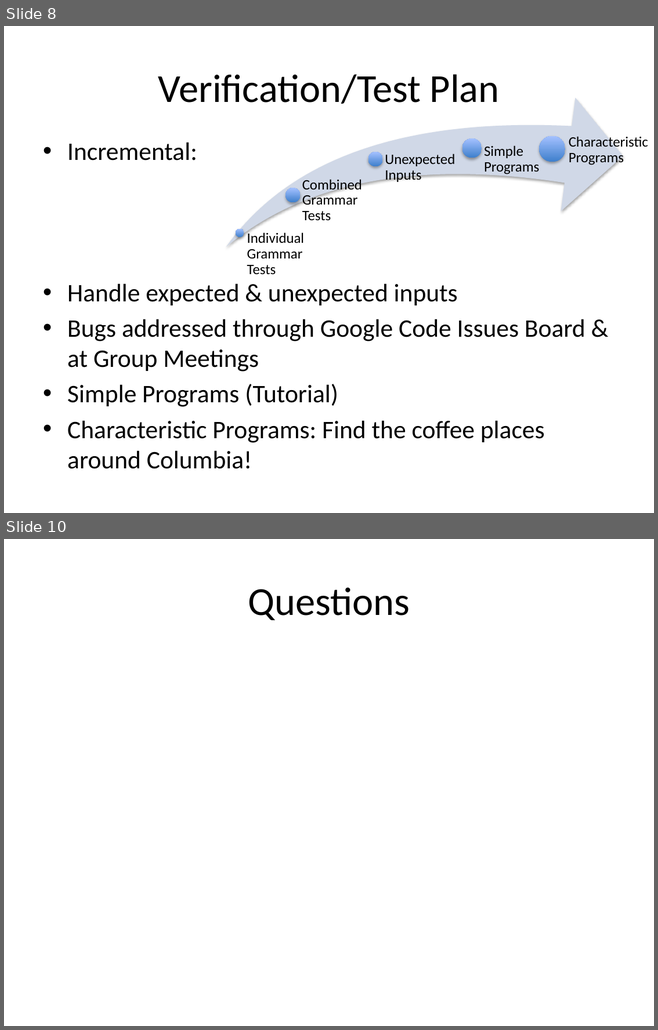
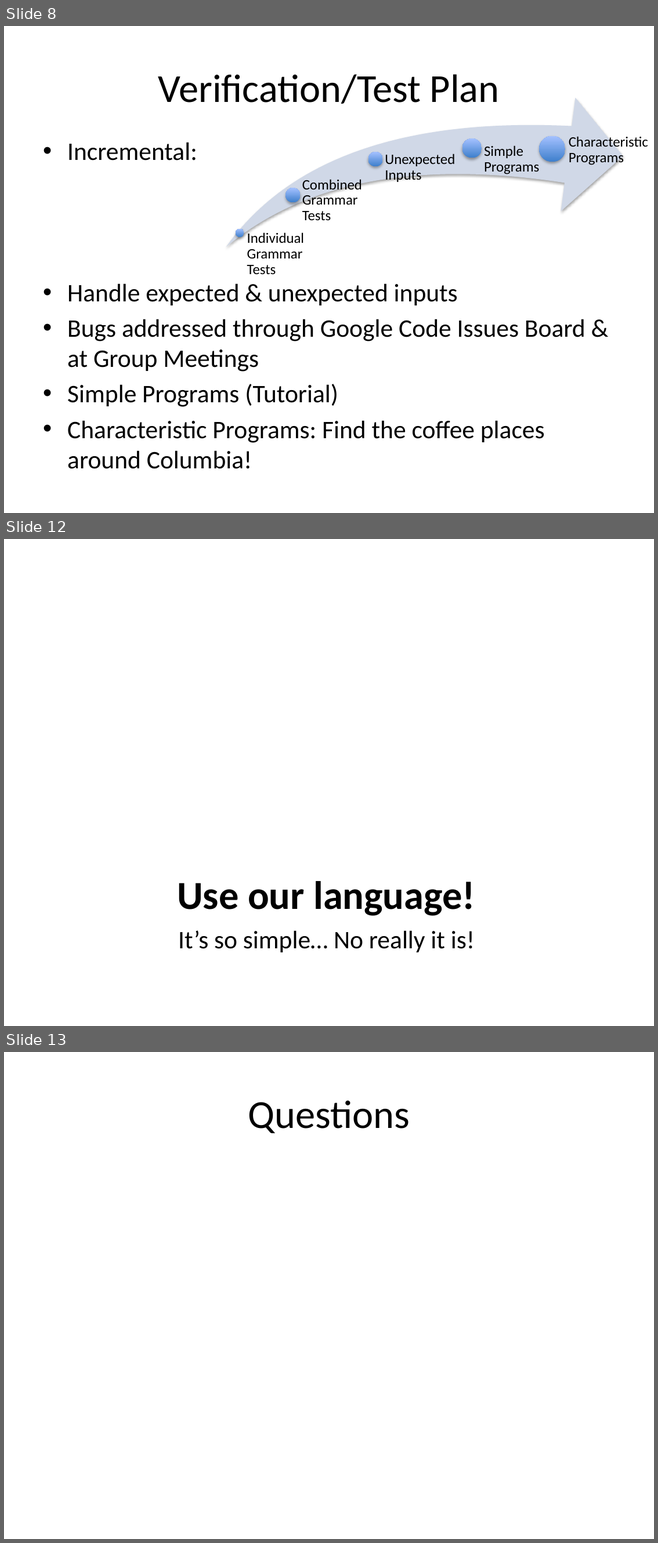
Before and after one commit to hi-itsnee/the-local-programming-language, a slide deck: docs/local_present.pptx. Shown one above the other, each under a label of ours: slides 8 and 10 before the commit, slides 8, 12 and 13 after it; the slides between them are not shown. The pictures are 658x1030 and 658x1543 pixels, drawn with LibreOffice and Linux fonts; fonts in the diff are those of the drawing. Boxes give left, top, right and bottom in pixels: in the first picture for what was removed or moved away, otherwise in the second. Text is boxed around its words. In the diff, an @@ line names an element or a change of style, - is before the commit and + after.

```diff
--- a/docs/local_present.pptx
+++ b/docs/local_present.pptx
@@ slide 12 added at <box>4,539,654,1026</box>, background #FFFFFF @@
@@ title added at <box>177,881,474,916</box>, 44 pt, text #000000, bold @@
+Use our language!
@@ text added at <box>178,931,474,953</box>, 28 pt, text #000000 @@
+It’s so simple… No really it is!
@@ what was slide 10 is now slide 13 @@
```
Also in this commit, not shown: 1 slide changed, 2 other slides added.
